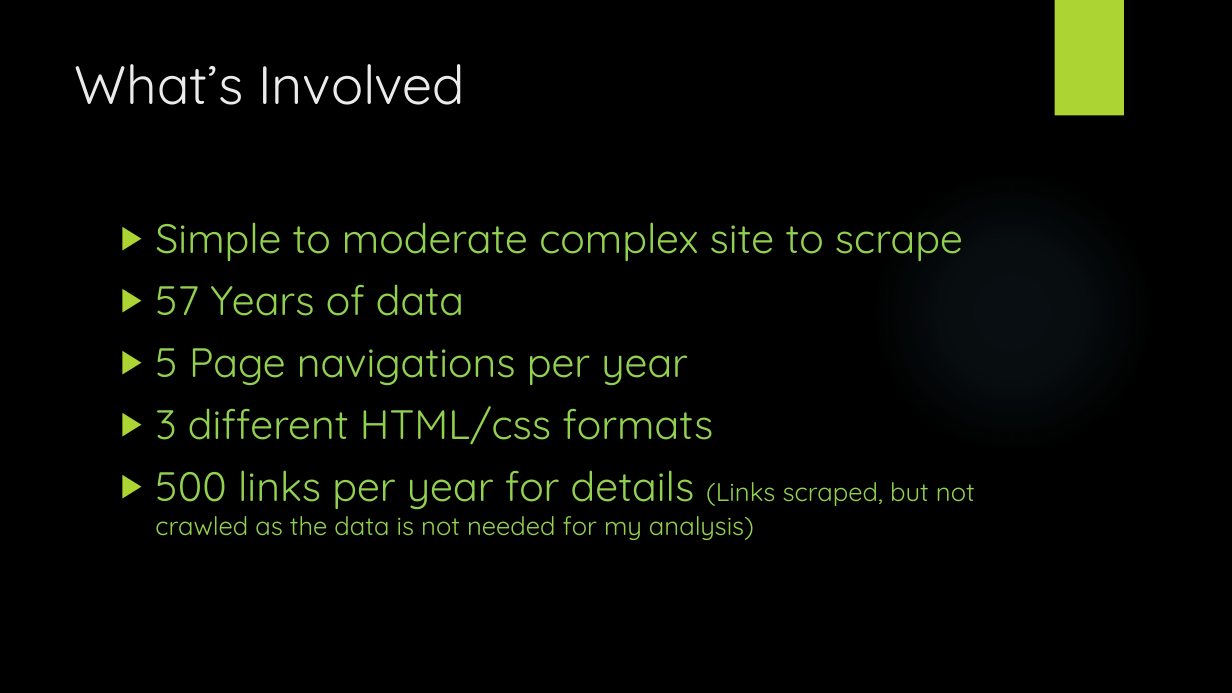
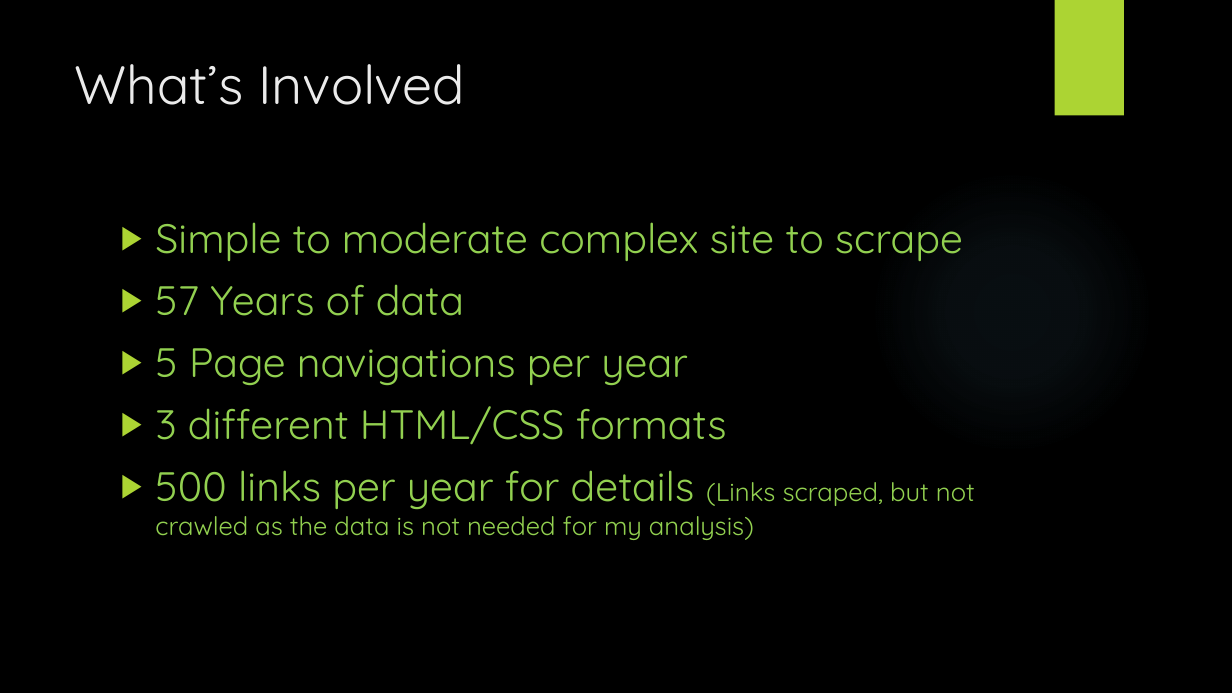
Before and after one commit to radhavrmk/WebScrapeProject, a slide deck: slide 4 of Web Scraping Fortune 500 Archive.pptx. Drawn at 1232x693 pixels with LibreOffice and Linux fonts; fonts in the diff are those of the drawing; background and template pictures are left out. Boxes give left, top, right and bottom in pixels: in the first picture for what was removed or moved away, otherwise in the second. Text is boxed around its words. In the diff, an @@ line names an element or a change of style, - is before the commit and + after.

```diff
--- a/Web Scraping Fortune 500 Archive.pptx
+++ b/Web Scraping Fortune 500 Archive.pptx
@@ text at [155,406,727,445]: text changed @@
-▶ 3 different HTML/css formats
+▶ 3 different HTML/CSS formats
```
Also in this commit, not shown: 4 other slides changed, 7 slides added, 1 other file.
